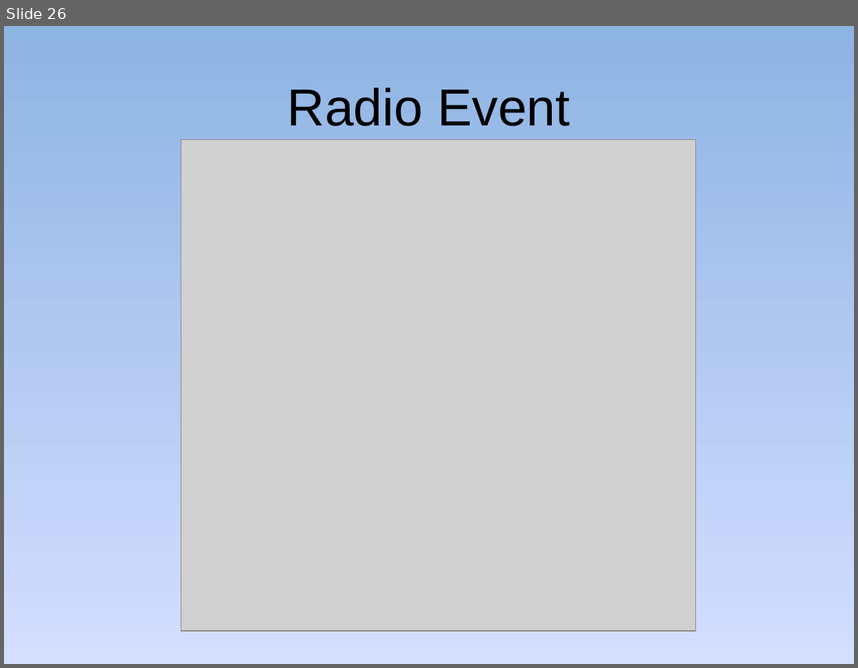
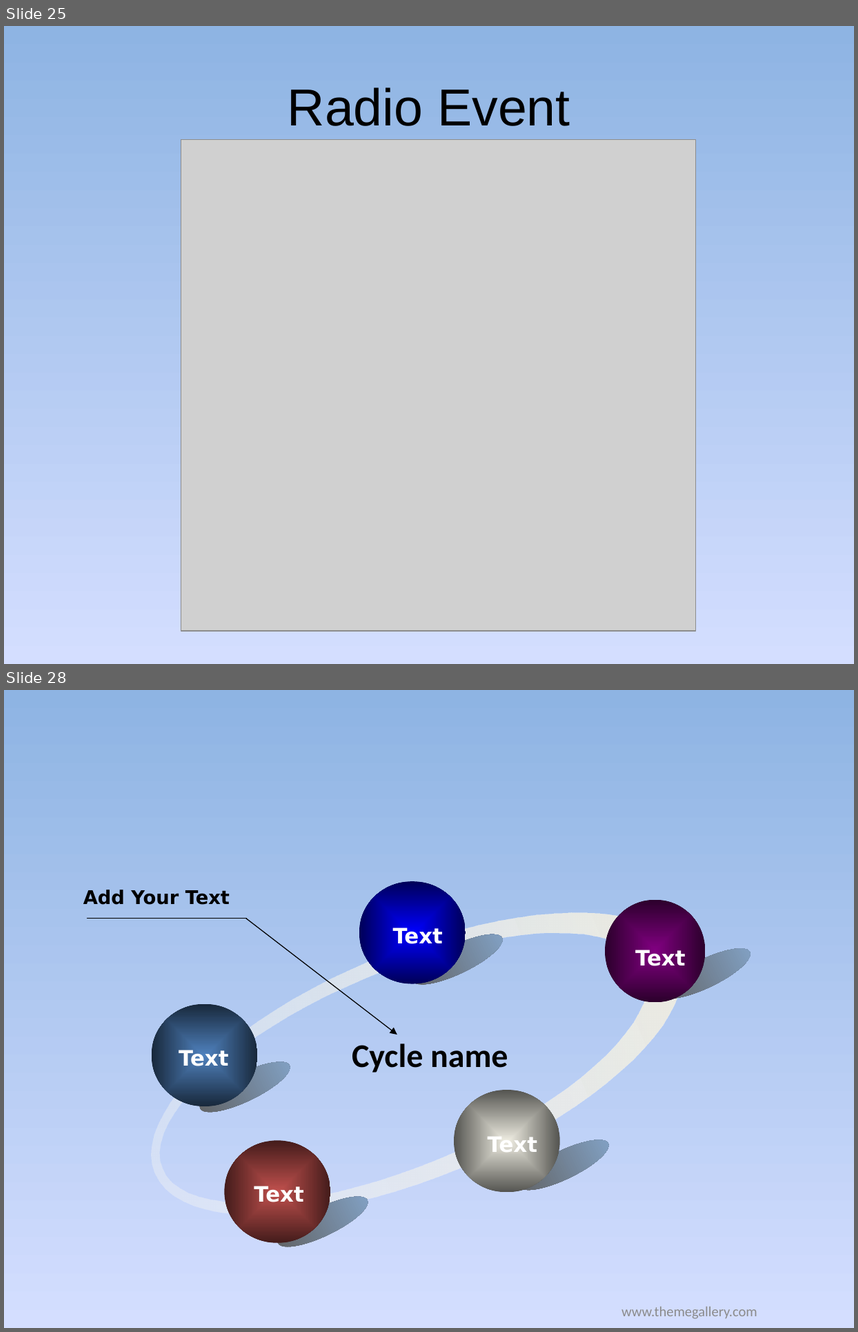
Before and after one commit to golf2109/zigbee-in-supermaket, a slide deck: docs/Report/Queue-Busting.pptx. Shown one above the other, each under a label of ours: slide 26 before the commit, slides 25 and 28 after it; the slides between them are not shown. The pictures are 858x668 and 858x1332 pixels, drawn with LibreOffice and Linux fonts; fonts in the diff are those of the drawing; grey boxes stand for pictures. Boxes give left, top, right and bottom in pixels: in the first picture for what was removed or moved away, otherwise in the second. Text is boxed around its words. In the diff, an @@ line names an element or a change of style, - is before the commit and + after.

```diff
--- a/docs/Report/Queue-Busting.pptx
+++ b/docs/Report/Queue-Busting.pptx
@@ slide 28 added at [4, 690, 854, 1328], background gradient #8EB4E3 to #D4DEFF to #96AB94 @@
@@ group added at [83, 850, 757, 1276]: 10 ellipses, 7 texts, 1 freeform shape, 1 arrow, 1 line @@
+Text
+Text
+Text
+Text
+Text
+Cycle name
+Add Your Text
@@ text added at [622, 1306, 757, 1319], 12 pt, text #8C8C8C @@
+www.themegallery.com
@@ what was slide 26 is now slide 25 @@
```
Also in this commit, not shown: 12 slides changed, 6 other slides added, 1 slide removed.
